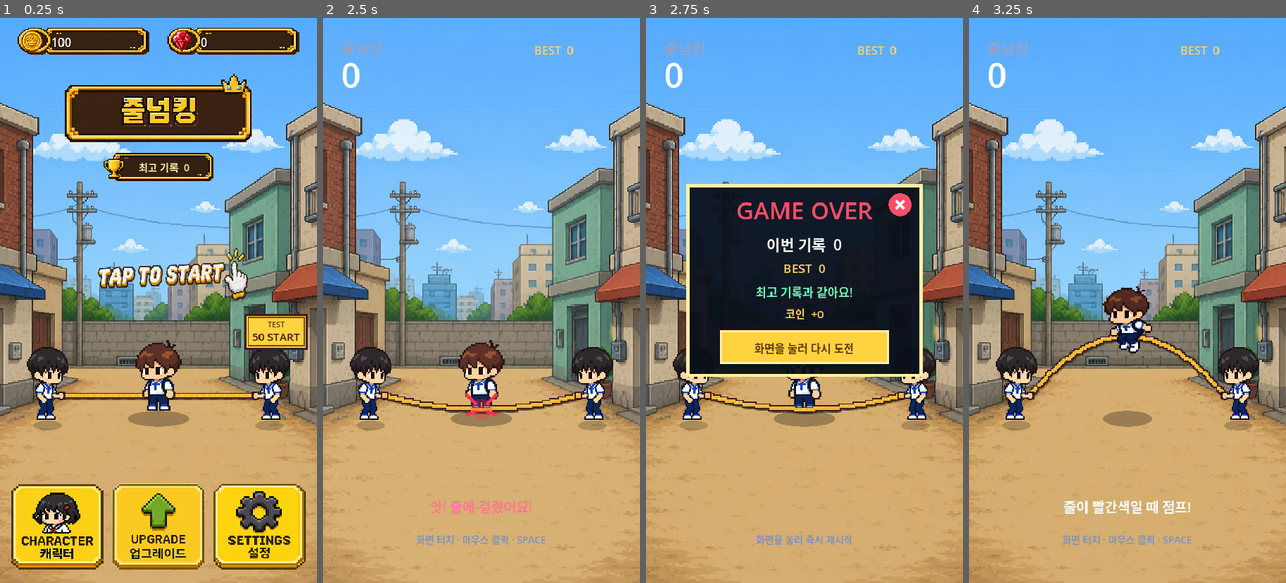
Above: before the commit, frames 1-4 (left to right).
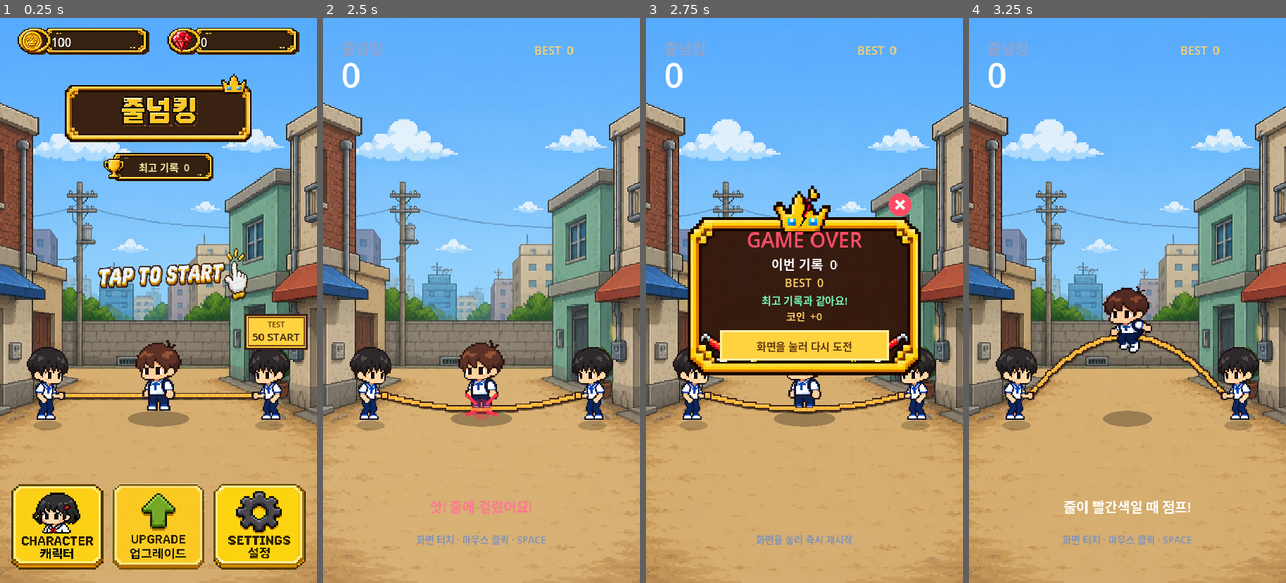
Above: after the commit, the same moments.

Repository: eunchan4490-star/Rope-King
Game: Godot game, scene res://main.tscn
Same seed, same stepped clock (60 frames per second), same inputs: the game is played once before the commit and once after it.
Inputs (mouse positions are in pixels of both pictures, inside the frame that each line leads up to):
- Up to frame 1 (0.25 s): no input
- Up to frame 2 (2.5 s): move the mouse to (551, 272) at 0.52 s; click (551, 272) at 0.67 s; tap Space (jump) at 0.77, 1.52 s; move the mouse to (418, 328) at 1.27 s; click (418, 328) at 1.42 s; move the mouse to (513, 176) at 2.02 s; click (513, 176) at 2.17 s
- Up to frame 3 (2.75 s): no input
- Up to frame 4 (3.25 s): move the mouse to (1111, 413) at 2.77 s; click (1111, 413) at 2.92 s; tap Space (jump) at 3.02 s

Frames 1-2 are identical in both runs. In frame 3, 23% of the frame differs, in the area x 12-88%, y 29-64%; in frame 4, nothing differs.

Commit message:
feat: add pixel art game over panel

Diff:
--- a/scripts/main.gd
+++ b/scripts/main.gd
@@ -66,6 +66,7 @@
 const TAP_PROMPT_PATH := "res://assets/ui/tap_to_start.png"
 const COIN_ICON_PATH := "res://assets/ui/coin_icon.png"
 const RUBY_ICON_PATH := "res://assets/ui/ruby_icon.png"
+const GAME_OVER_PANEL_PATH := "res://assets/ui/game_over_panel.png"
 const COUNTDOWN_PATHS := [
 	"res://assets/ui/countdown_3.png",
 	"res://assets/ui/countdown_2.png",
@@ -117,6 +118,7 @@
 @export var tap_prompt_texture: Texture2D
 @export var coin_icon_texture: Texture2D
 @export var ruby_icon_texture: Texture2D
+@export var game_over_panel_texture: Texture2D
 @export_group("Game Balance")
 @export var balance: RopeGameBalance = DEFAULT_BALANCE
 
@@ -199,6 +201,7 @@
 var tap_prompt_used_region := Rect2()
 var coin_icon_used_region := Rect2()
 var ruby_icon_used_region := Rect2()
+var game_over_panel_used_region := Rect2()
 var countdown_textures: Array[Texture2D] = []
 var countdown_used_regions: Array[Rect2] = []
 var design_draw_offset := Vector2.ZERO
@@ -238,6 +241,8 @@
 		coin_icon_texture = load(COIN_ICON_PATH) as Texture2D
 	if ruby_icon_texture == null and ResourceLoader.exists(RUBY_ICON_PATH):
 		ruby_icon_texture = load(RUBY_ICON_PATH) as Texture2D
+	if game_over_panel_texture == null and ResourceLoader.exists(GAME_OVER_PANEL_PATH):
+		game_over_panel_texture = load(GAME_OVER_PANEL_PATH) as Texture2D
 	character_button_used_region = _texture_used_region(character_button_texture)
 	upgrade_button_used_region = _texture_used_region(upgrade_button_texture)
 	settings_button_used_region = _texture_used_region(settings_button_texture)
@@ -246,6 +251,7 @@
 	tap_prompt_used_region = _texture_used_region(tap_prompt_texture)
 	coin_icon_used_region = _texture_used_region(coin_icon_texture)
 	ruby_icon_used_region = _texture_used_region(ruby_icon_texture)
+	game_over_panel_used_region = _texture_used_region(game_over_panel_texture)
 	_prepare_countdown_visuals()
 	get_viewport().size_changed.connect(queue_redraw)
 	queue_redraw()
@@ -1286,14 +1292,17 @@
 
 func _draw_game_over_panel(font: Font) -> void:
 	var panel := Rect2(95.0, 380.0, 530.0, 430.0)
-	draw_rect(panel, Color(0.035, 0.055, 0.10, 0.94), true)
-	draw_rect(panel, Color("fff0a6"), false, 7.0)
+	if game_over_panel_texture != null and game_over_panel_used_region.size.x > 0.0:
+		draw_texture_rect_region(game_over_panel_texture, panel, game_over_panel_used_region)
+	else:
+		draw_rect(panel, Color(0.035, 0.055, 0.10, 0.94), true)
+		draw_rect(panel, Color("fff0a6"), false, 7.0)
 	draw_circle(GAME_OVER_CLOSE_RECT.get_center(), 26.0, Color("ff4d67"))
 	draw_line(GAME_OVER_CLOSE_RECT.get_center() + Vector2(-9.0, -9.0), GAME_OVER_CLOSE_RECT.get_center() + Vector2(9.0, 9.0), Color.WHITE, 5.0, true)
 	draw_line(GAME_OVER_CLOSE_RECT.get_center() + Vector2(9.0, -9.0), GAME_OVER_CLOSE_RECT.get_center() + Vector2(-9.0, 9.0), Color.WHITE, 5.0, true)
-	draw_string(font, Vector2(panel.position.x, panel.position.y + 76.0), "GAME OVER", HORIZONTAL_ALIGNMENT_CENTER, panel.size.x, 54, Color("ff4d67"))
-	draw_string(font, Vector2(panel.position.x, panel.position.y + 146.0), "이번 기록  %d" % score, HORIZONTAL_ALIGNMENT_CENTER, panel.size.x, 34, Color.WHITE)
-	draw_string(font, Vector2(panel.position.x, panel.position.y + 198.0), "BEST  %d" % best_score, HORIZONTAL_ALIGNMENT_CENTER, panel.size.x, 28, Color("ffd166"))
+	draw_string(font, Vector2(panel.position.x, panel.position.y + 140.0), "GAME OVER", HORIZONTAL_ALIGNMENT_CENTER, panel.size.x, 46, Color("ff4d67"))
+	draw_string(font, Vector2(panel.position.x, panel.position.y + 190.0), "이번 기록  %d" % score, HORIZONTAL_ALIGNMENT_CENTER, panel.size.x, 30, Color.WHITE)
+	draw_string(font, Vector2(panel.position.x, panel.position.y + 230.0), "BEST  %d" % best_score, HORIZONTAL_ALIGNMENT_CENTER, panel.size.x, 26, Color("ffd166"))
 	var record_message := ""
 	if new_best_this_run:
 		record_message = "새 최고 기록!"
@@ -1301,12 +1310,12 @@
 		record_message = "최고 기록과 같아요!"
 	else:
 		record_message = "최고 기록까지 %d회" % maxi(1, run_start_best - score)
-	draw_string(font, Vector2(panel.position.x, panel.position.y + 252.0), record_message, HORIZONTAL_ALIGNMENT_CENTER, panel.size.x, 27, Color("73f7b4"))
-	draw_string(font, Vector2(panel.position.x, panel.position.y + 300.0), "코인  +%d" % run_coins_earned, HORIZONTAL_ALIGNMENT_CENTER, panel.size.x, 25, Color("ffd166"))
-	var retry_rect := Rect2(panel.position + Vector2(75.0, 330.0), Vector2(380.0, 72.0))
+	draw_string(font, Vector2(panel.position.x, panel.position.y + 270.0), record_message, HORIZONTAL_ALIGNMENT_CENTER, panel.size.x, 24, Color("73f7b4"))
+	draw_string(font, Vector2(panel.position.x, panel.position.y + 305.0), "코인  +%d" % run_coins_earned, HORIZONTAL_ALIGNMENT_CENTER, panel.size.x, 23, Color("ffd166"))
+	var retry_rect := Rect2(panel.position + Vector2(75.0, 330.0), Vector2(380.0, 64.0))
 	draw_rect(retry_rect, Color("ffd23f"), true)
 	draw_rect(retry_rect, Color("fff0a6"), false, 5.0)
-	draw_string(font, Vector2(retry_rect.position.x, retry_rect.position.y + 48.0), "화면을 눌러 다시 도전", HORIZONTAL_ALIGNMENT_CENTER, retry_rect.size.x, 25, Color("633913"))
+	draw_string(font, Vector2(retry_rect.position.x, retry_rect.position.y + 43.0), "화면을 눌러 다시 도전", HORIZONTAL_ALIGNMENT_CENTER, retry_rect.size.x, 24, Color("633913"))
 
 
 func _draw_main_menu(font: Font) -> void:
Binary file added: assets/ui/game_over_panel.png
Not shown, added: assets/ui/game_over_panel.png.import
